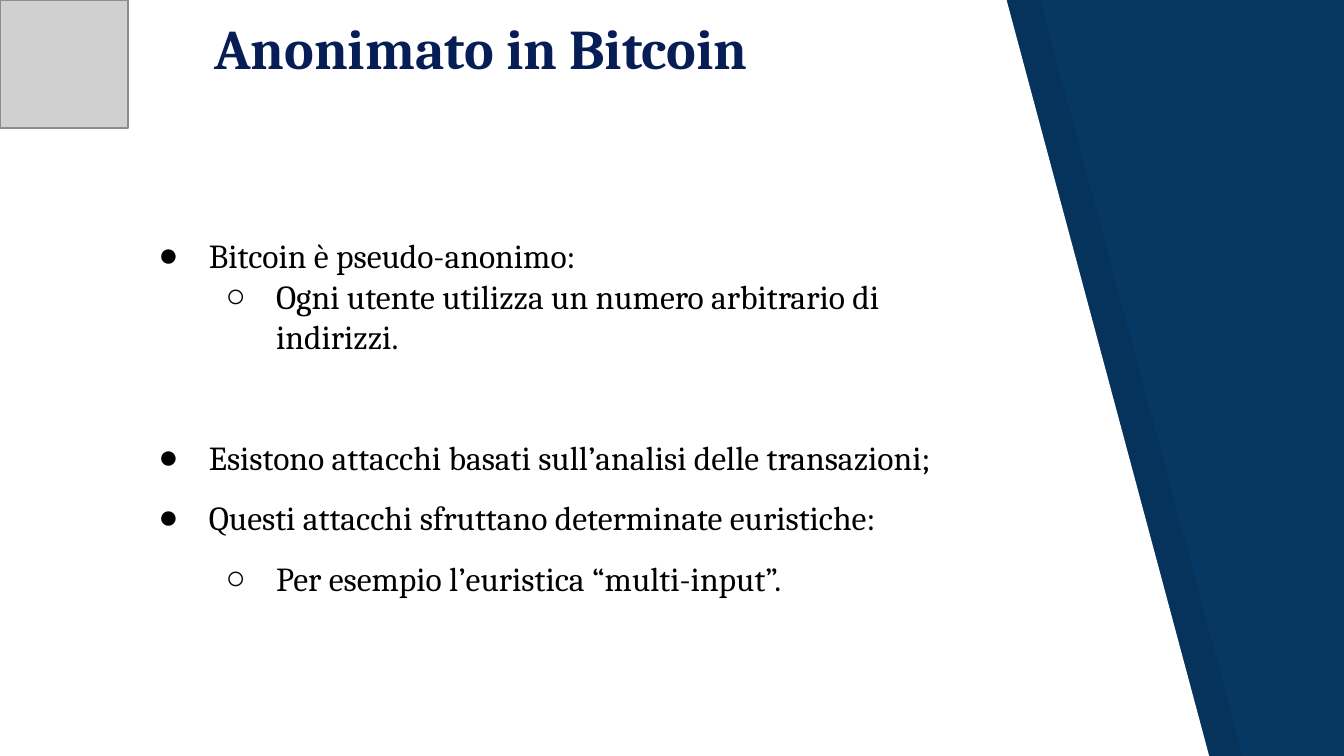
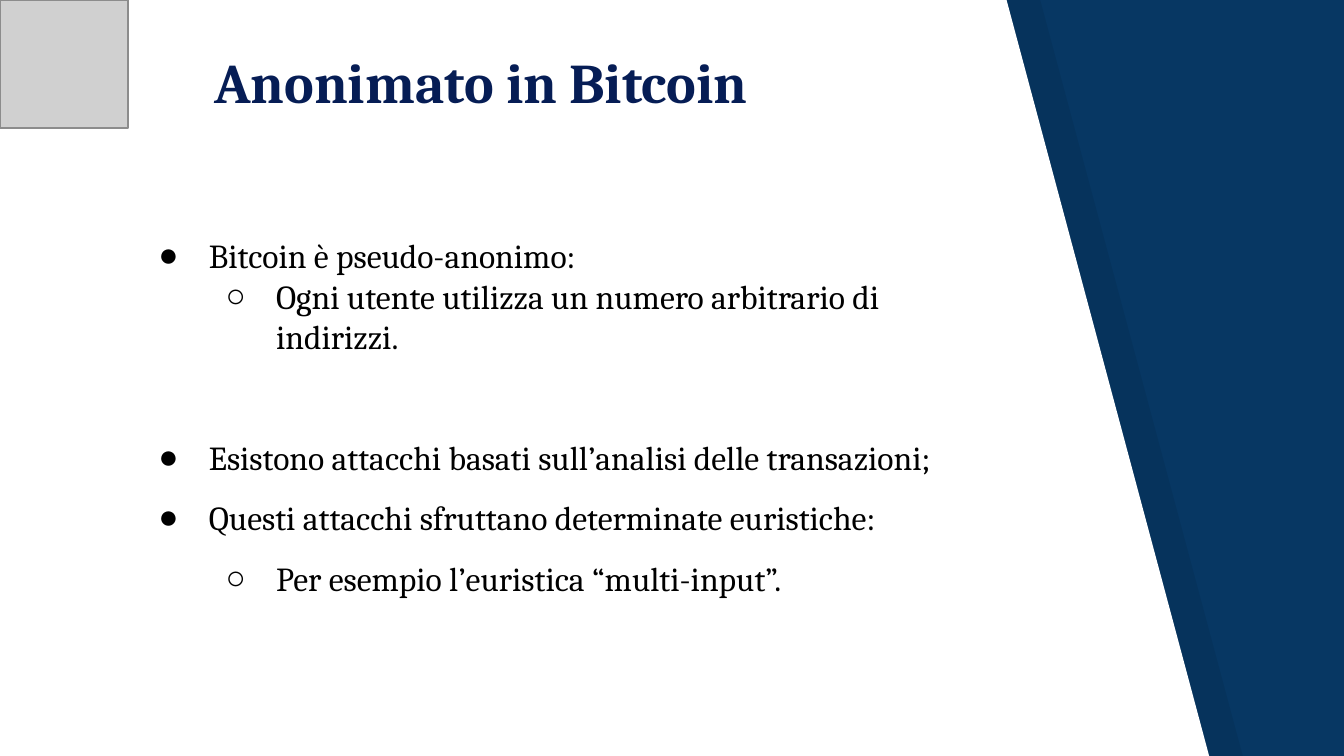
Before and after one commit to JacopoRaffi/Dust_Attack_Analysis, a slide deck: slide 4 of Dust Attack .pptx. Drawn at 1344x756 pixels with LibreOffice and Linux fonts; fonts in the diff are those of the drawing; grey boxes stand for pictures. Boxes give left, top, right and bottom in pixels: in the first picture for what was removed or moved away, otherwise in the second. Text is boxed around its words. In the diff, an @@ line names an element or a change of style, - is before the commit and + after.

```diff
--- a/Dust Attack .pptx
+++ b/Dust Attack .pptx
@@ title "Anonimato in Bitcoin": place and size @@
-title "Anonimato in Bitcoin" at (215,30,747,70)
+title "Anonimato in Bitcoin" at (215,64,747,104)
```
Also in this commit, not shown: 16 other slides changed, 1 other file.
